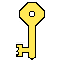
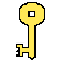
Revision of a layered 64x64 image; what changed, layer by layer:
painted on "Layer 1" over bbox(18, 3, 45, 58)
